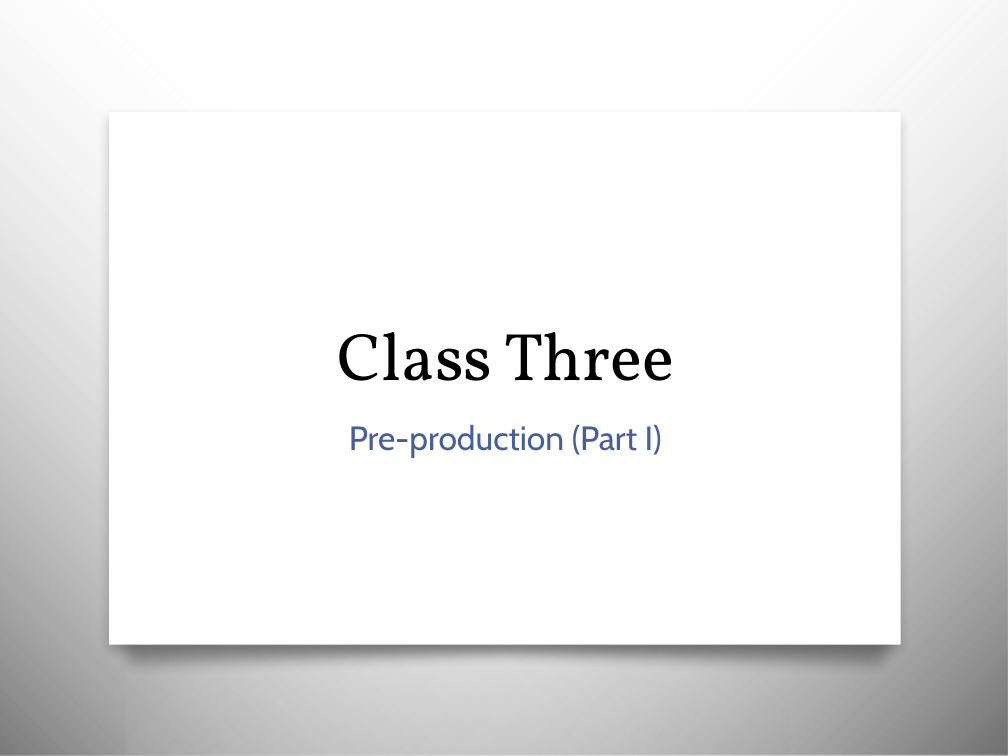
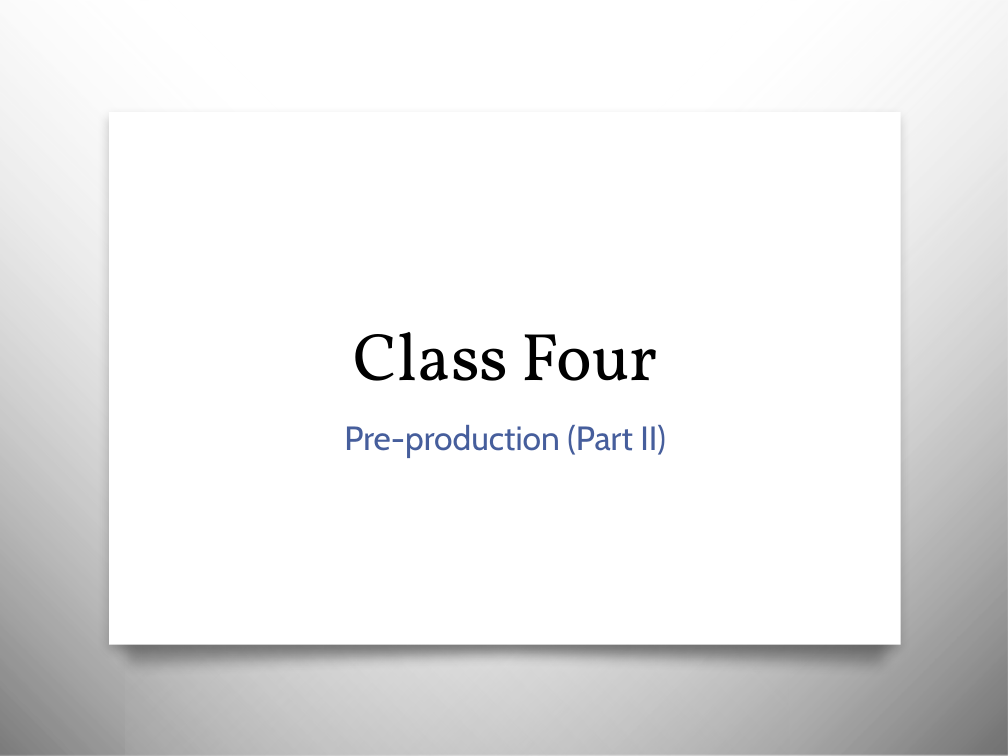
Before and after one commit to awayken/USF-ART329, a slide deck: slide 1 of slides/classthree/slides.pptx. Drawn at 1008x756 pixels with LibreOffice and Linux fonts; fonts in the diff are those of the drawing; background and template pictures are left out. Boxes give left, top, right and bottom in pixels: in the first picture for what was removed or moved away, otherwise in the second. Text is boxed around its words. In the diff, an @@ line names an element or a change of style, - is before the commit and + after.

```diff
--- a/slides/classthree/slides.pptx
+++ b/slides/classthree/slides.pptx
@@ title at [354, 332, 658, 381]: text changed @@
-Class Three
+Class Four
@@ subtitle at [344, 425, 666, 458]: text changed @@
-Pre-production (Part I)
+Pre-production (Part II)
```
Also in this commit, not shown: 5 other slides changed, 1 slide added, 25 slides removed.
